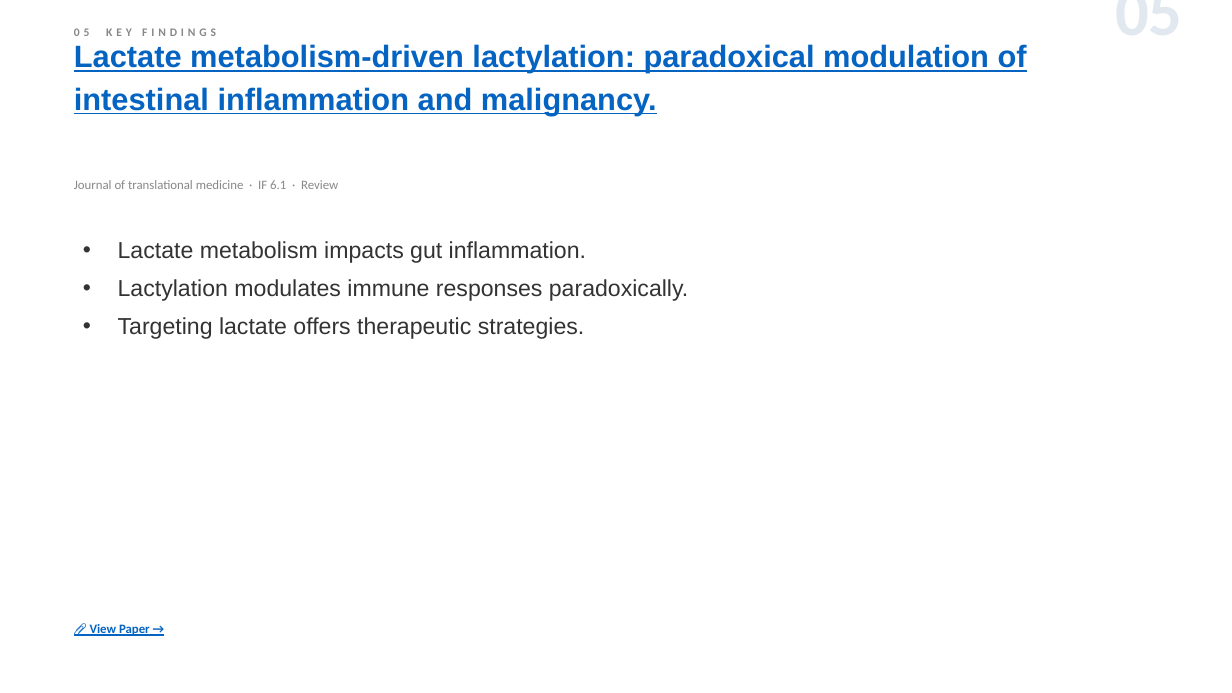
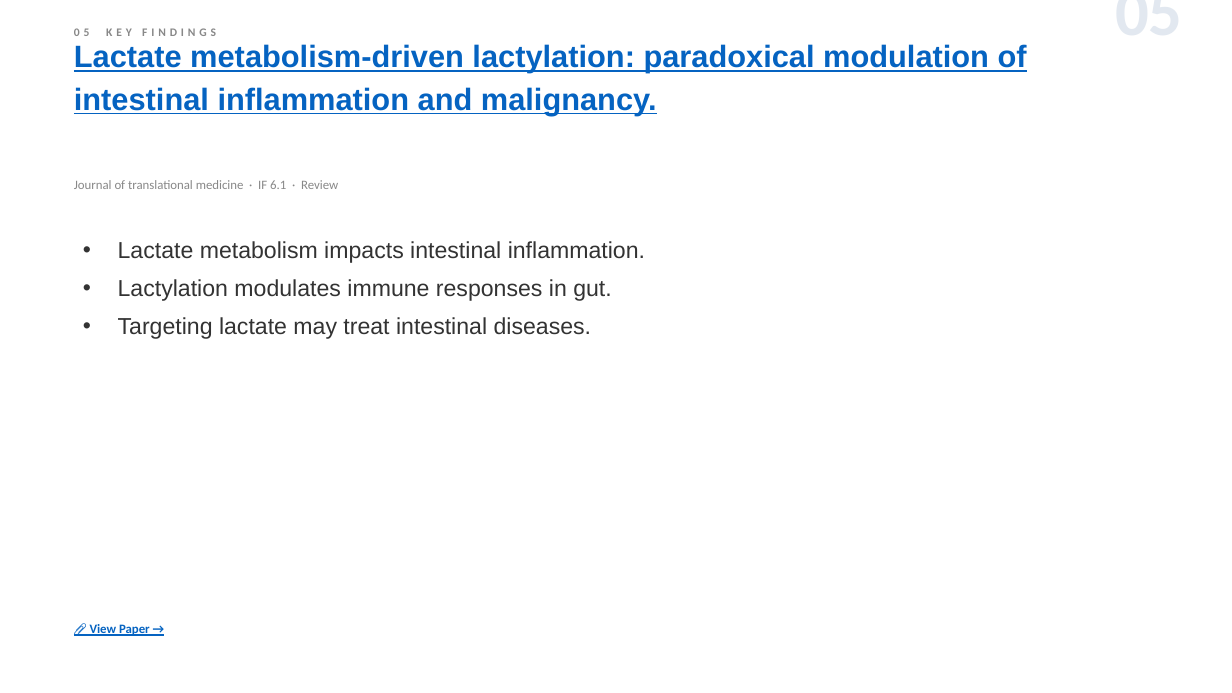
Before and after one commit to jejenhu-maker/colorectal-weekly-digest, a slide deck: slide 7 of docs/digest-en.pptx. Drawn at 1232x693 pixels with LibreOffice and Linux fonts; fonts in the diff are those of the drawing. Boxes give left, top, right and bottom in pixels: in the first picture for what was removed or moved away, otherwise in the second. Text is boxed around its words. In the diff, an @@ line names an element or a change of style, - is before the commit and + after.

```diff
--- a/docs/digest-en.pptx
+++ b/docs/digest-en.pptx
@@ text at [118, 241, 645, 339]: text changed @@
-• Lactate metabolism impacts gut inflammation.
-• Lactylation modulates immune responses paradoxically.
-• Targeting lactate offers therapeutic strategies.
+• Lactate metabolism impacts intestinal inflammation.
+• Lactylation modulates immune responses in gut.
+• Targeting lactate may treat intestinal diseases.
```
Also in this commit, not shown: 10 other slides changed, 1 slide added, 3 other files.
